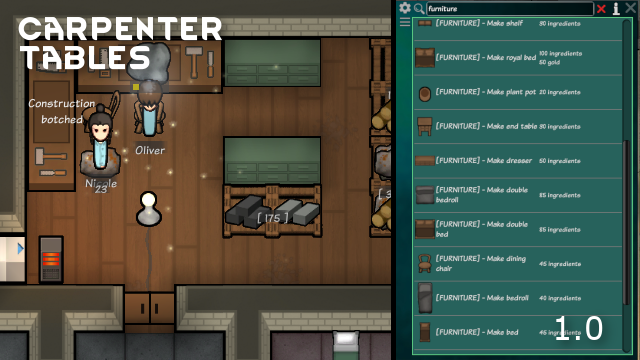
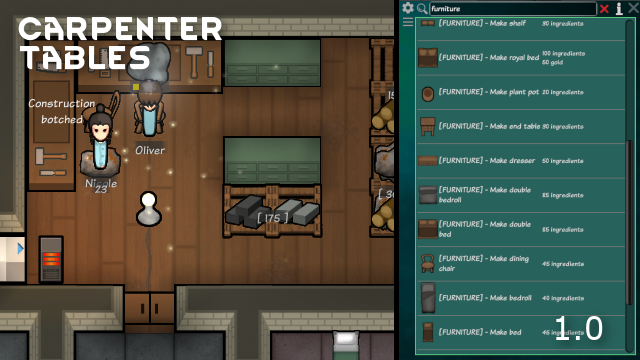
Comparing the layer stacks of the two 640x360 images. Changes:
painted on "Bills" over [391, 0, 640, 360]
